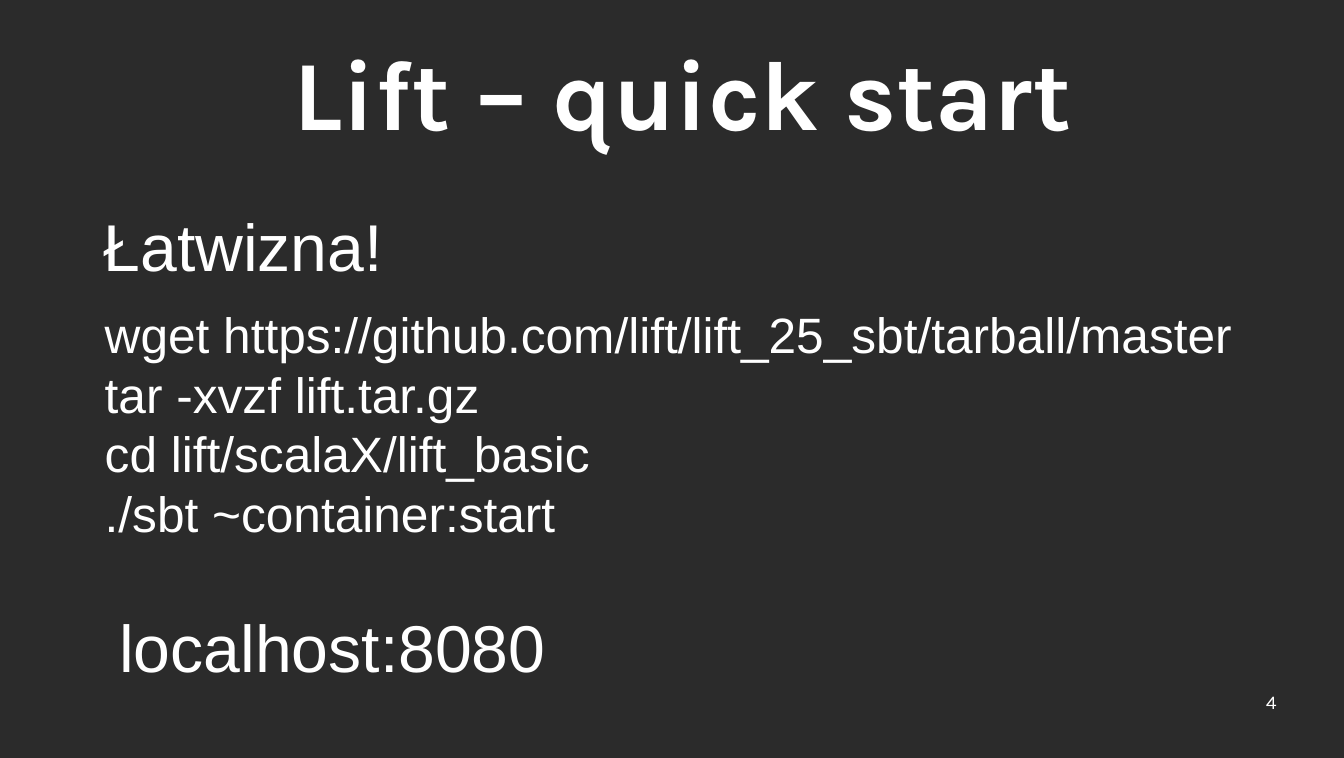
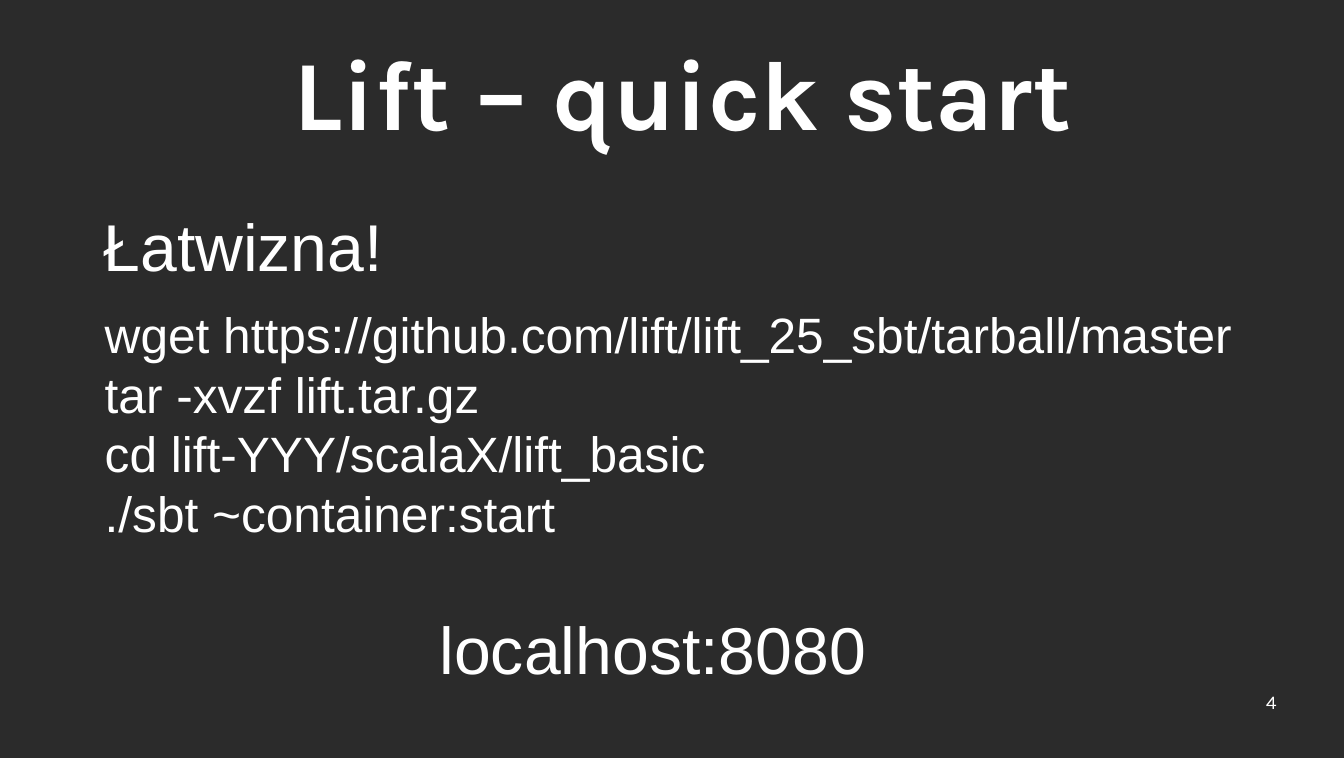
Before and after one commit to ScalaConsultants/lift-rest-demo, a slide deck: slide 4 of doc/lift-demo.odp. Drawn at 1344x758 pixels with LibreOffice and Linux fonts; fonts in the diff are those of the drawing; background and template pictures are left out; a plain dark background stands for a picture behind light text. Boxes give left, top, right and bottom in pixels: in the first picture for what was removed or moved away, otherwise in the second. Text is boxed around its words. In the diff, an @@ line names an element or a change of style, - is before the commit and + after.

```diff
--- a/doc/lift-demo.odp
+++ b/doc/lift-demo.odp
@@ text at (x1=105, y1=436, x2=705, y2=482): text changed @@
-cd lift/scalaX/lift_basic
+cd lift-YYY/scalaX/lift_basic
@@ text "localhost:8080" moved from (x1=119, y1=624, x2=545, y2=673) to (x1=440, y1=626, x2=866, y2=675) @@
```
Also in this commit, not shown: 1 other slide changed, 3 slides added.
